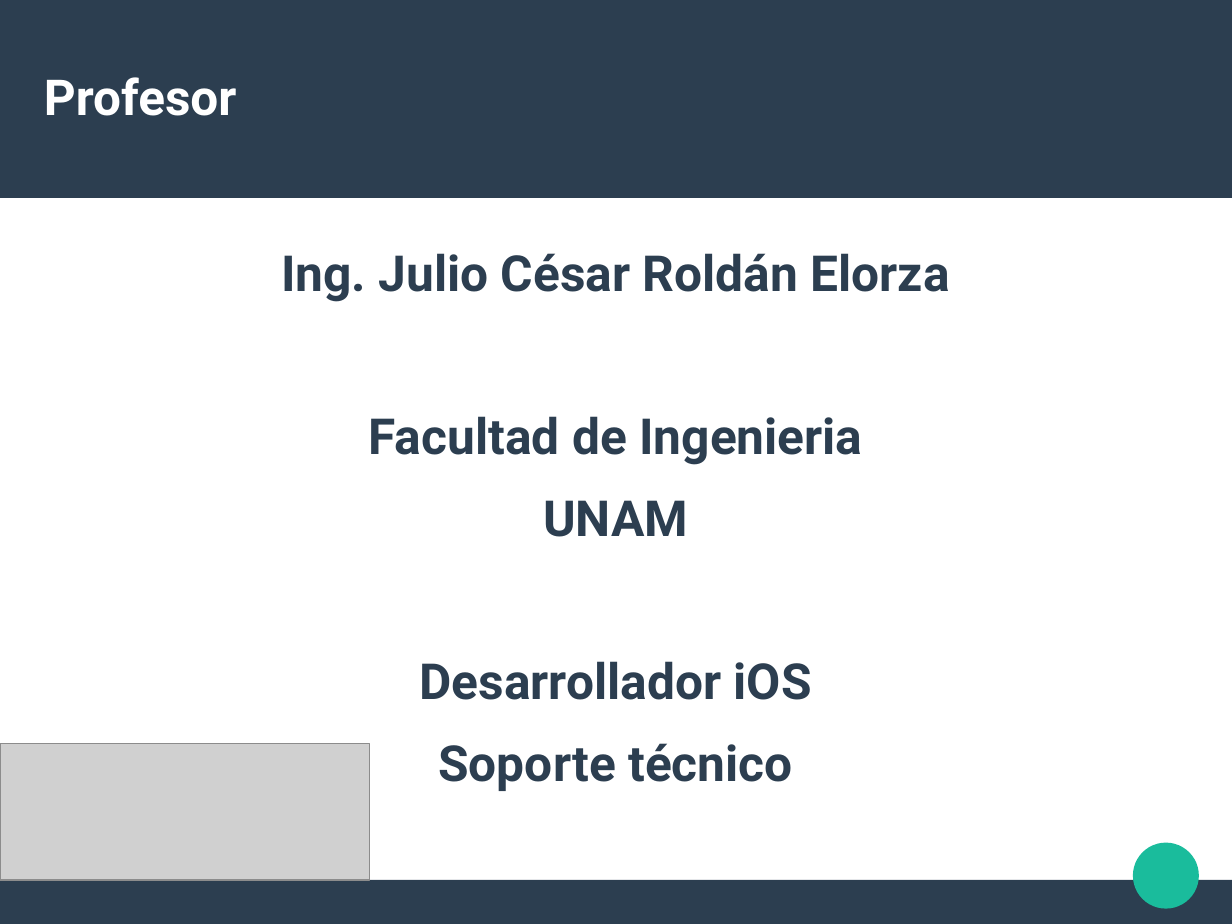
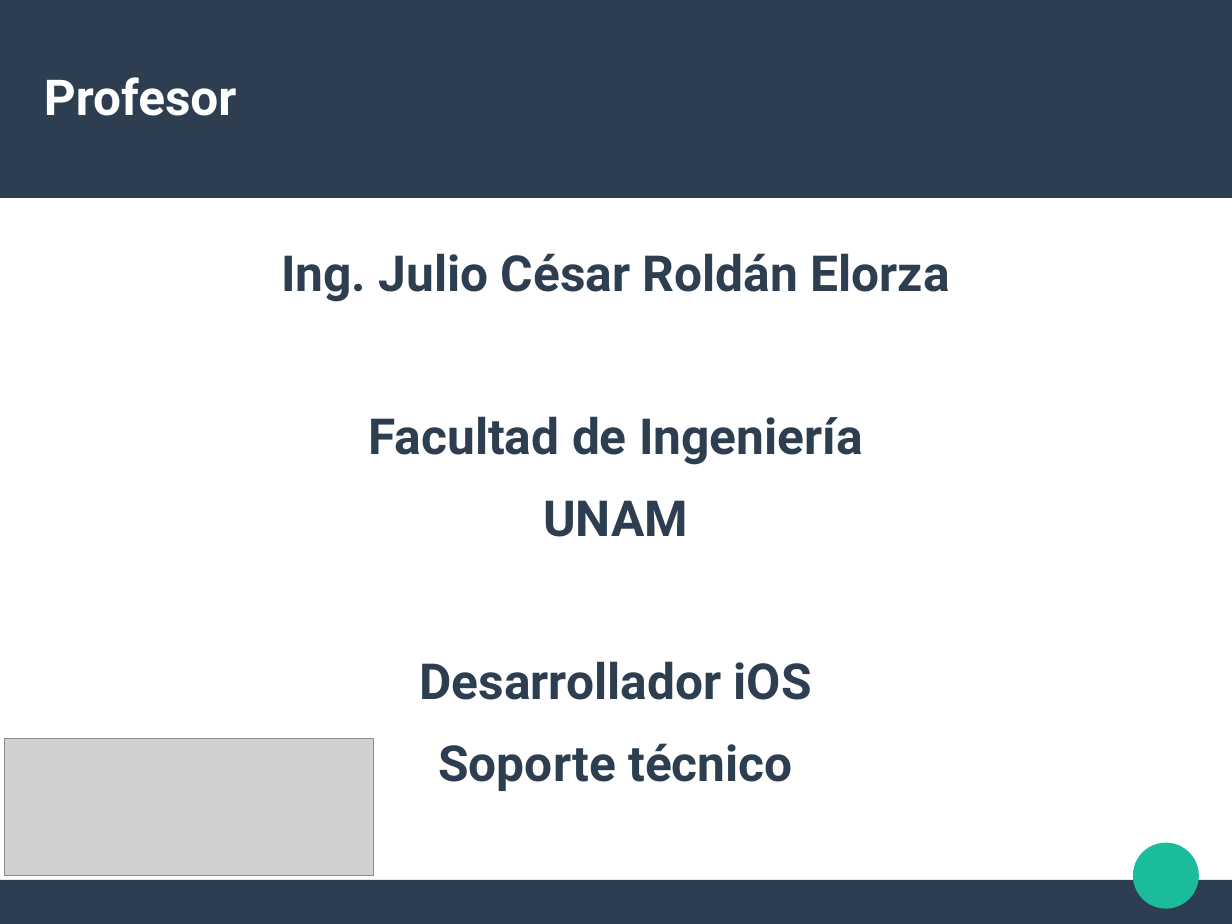
Before and after one commit to liowiki/EDA1-20192, a slide deck: slide 2 of Presentacion.odp. Drawn at 1232x924 pixels with LibreOffice and Linux fonts; fonts in the diff are those of the drawing; grey boxes stand for pictures. Boxes give left, top, right and bottom in pixels: in the first picture for what was removed or moved away, otherwise in the second. Text is boxed around its words. In the diff, an @@ line names an element or a change of style, - is before the commit and + after.

Commit message:
presentacionV2

```diff
--- a/Presentacion.odp
+++ b/Presentacion.odp
@@ text at [368, 416, 863, 465]: text changed @@
-Facultad de Ingenieria
+Facultad de Ingeniería
@@ picture: place and size @@
-picture at [0, 743, 370, 880]
+picture at [4, 739, 375, 875]
```
Also in this commit, not shown: 1 other slide changed, 6 slides added, 1 slide removed.
